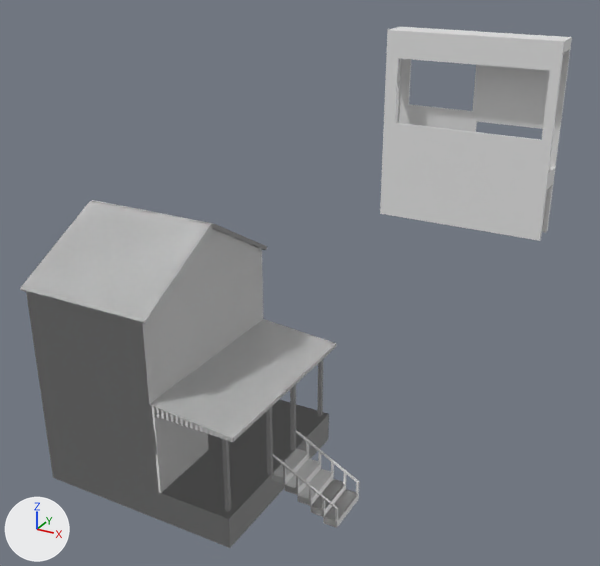
A saved change to the Blender file map/houses/meshes/house1.blend.
Rendered twice from a 50 mm camera at (307.0, -390.0, 345.0) aimed at (-22.0, 208.0, 46.0). The lights are fixed; the arrows at lower left show +X, +Y and +Z. Materials are left out; every surface is plain grey.

The first picture shows 'Cube', 'House', 'House.001', 'Stairs'.
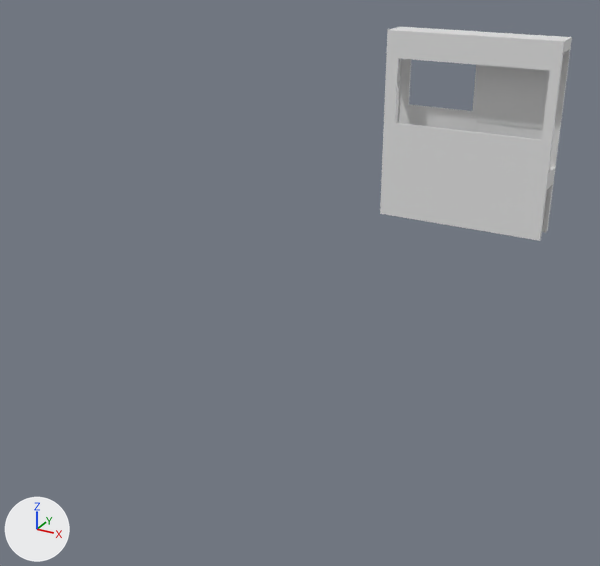
What the commit changed:
me_cube is used by ob_house; location (0.0, 0.0, 0.0).
me_cube had 69 vertices, 64 faces, 4 loose edges and spanned x -65.0..86.0, y -67.0..67.0, z -1.0..175.0.
me_cube now has 458 vertices, 538 faces and spans x -65.0..128.0, y -67.0..67.0, z -2.0..175.0.
me_cube part 1: 7 vertices removed from x -65.0..28.0, y 4.0..65.0, z 21.0..175.0; 48 vertices added at x 20.0..31.0, y -57.0..57.0, z 32.0..157.0.
me_cube_007 has 8 vertices, 6 faces and spans x -1.0..1.0, y -1.0..1.0, z -1.0..1.0.
me_cube_007 is used by ob_cube_002; location (53.7, 19.1, 79.3); scale (41.2, 15.2, 41.2).
Verts and faces of me_cube_007; kept vertices keep their numbers, new ones are numbered from 8.
Before the commit, vertices of me_cube_007: 0 (-1.0, -1.0, -1.0), 1 (-1.0, -1.0, 1.0), 2 (-1.0, 1.0, -1.0), 3 (-1.0, 1.0, 1.0), 4 (1.0, -1.0, -1.0).
Before the commit, vertices of me_cube_007: 5 (1.0, -1.0, 1.0), 6 (1.0, 1.0, -1.0), 7 (1.0, 1.0, 1.0).
Part 2, on me_cube_007:
Vertices deleted: 0 to 7 (with the faces that use them).
New vertex 8 is at (-1.0, 0.01, -1.0).
New vertex 9 is at (-1.0, 0.01, 1.0), pixel (476, 121).
New vertex 10 is at (1.0, 0.01, -1.0).
New vertex 11 is at (1.0, 0.01, 1.0).
New faces: (8, 9, 11, 10).
Object 'House' (ob_house) is now hidden.
Object 'Stairs' (ob_stairs) is deleted.
Object 'House.001' (ob_house_001) is now hidden.
Object 'Cube.002' (ob_cube_002) moves from (53.7, 19.1, 79.3) to (53.7, 588.6, 79.3).
Object 'Cube.002' (ob_cube_002) is now shown.

Location of each change, [x1, y1, x2, y2] in pixels of the pictures (600 x 566 px):
'House', hidden: before [20, 200, 336, 548]
'House.001', hidden: before [222, 359, 359, 528]
'Stairs', deleted: before [272, 430, 359, 527]
'Cube.002', shown: after [476, 122, 543, 140]
part 1 of me_cube, built on: before [90, 200, 208, 224]
